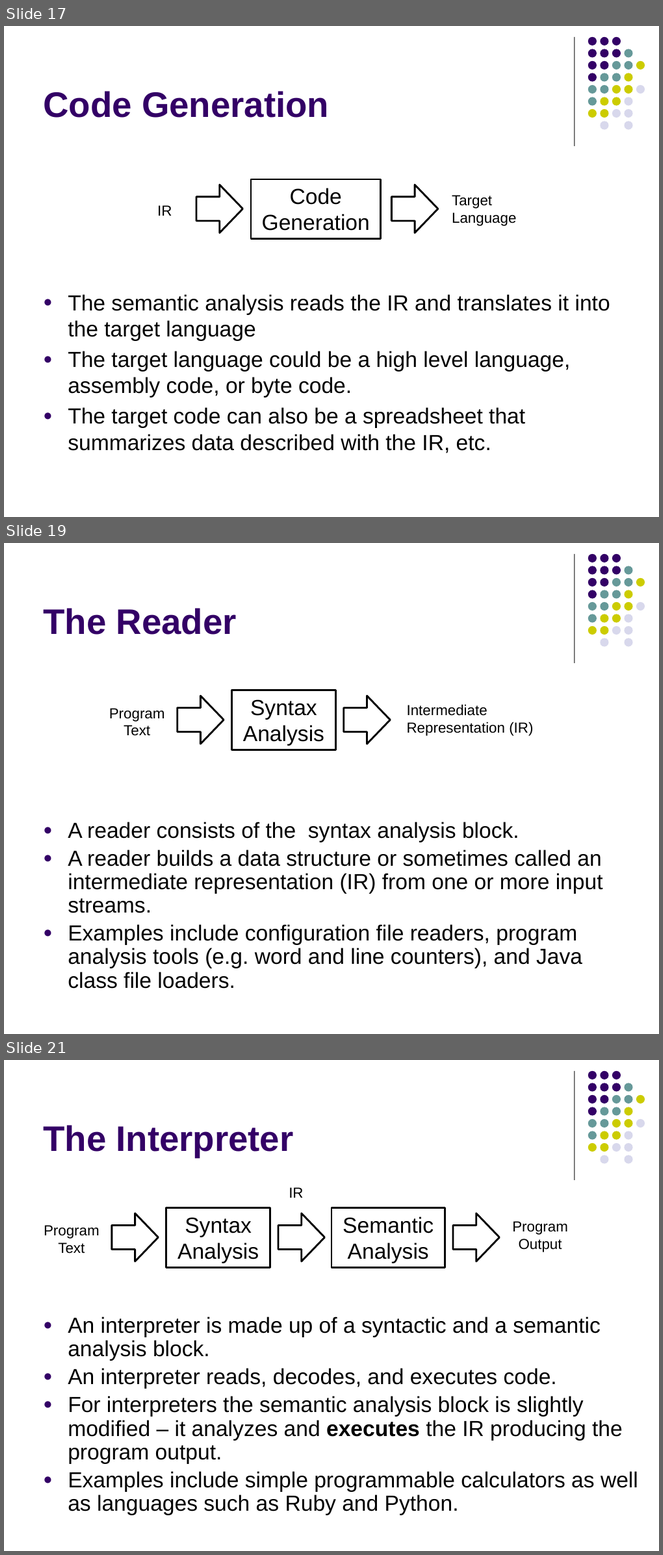
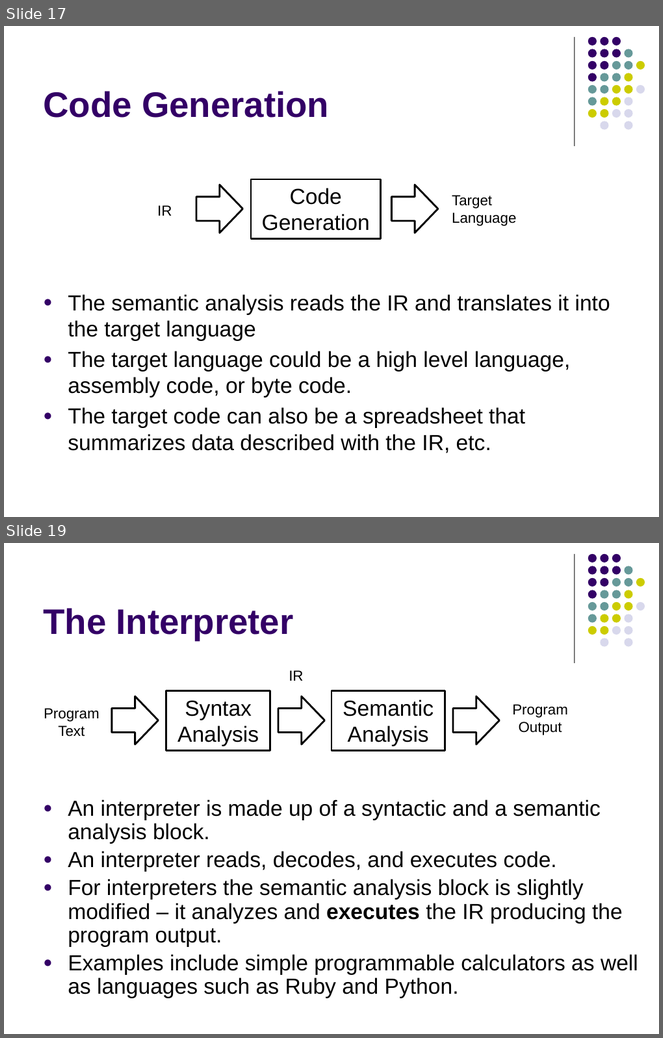
Before and after one commit to lutzhamel/CSC402, a slide deck: notes/csc402-ln001.pptx. Shown one above the other, each under a label of ours: slides 17, 19 and 21 before the commit, slides 17 and 19 after it; the slides between them are not shown. The pictures are 663x1555 and 663x1038 pixels, drawn with LibreOffice and Linux fonts; fonts in the diff are those of the drawing. Boxes give left, top, right and bottom in pixels: in the first picture for what was removed or moved away, otherwise in the second. Text is boxed around its words. In the diff, an @@ line names an element or a change of style, - is before the commit and + after.

```diff
--- a/notes/csc402-ln001.pptx
+++ b/notes/csc402-ln001.pptx
@@ slide 19 removed at [4, 543, 659, 1034], background #FFFFFF; not listed: 32 template elements that a slide beside it also shows @@
@@ title removed at [43, 608, 237, 635] @@
-The Reader
@@ right arrow removed at [178, 696, 224, 744] @@
@@ rectangle removed at [232, 691, 336, 750] @@
-Syntax
-Analysis
@@ right arrow removed at [344, 696, 391, 744] @@
@@ text removed at [109, 708, 165, 736] @@
-Program
-Text
@@ text removed at [407, 704, 533, 736] @@
-Intermediate
-Representation (IR)
@@ text removed at [68, 822, 603, 969] @@
-● A reader consists of the syntax analysis block.
-● A reader builds a data structure or sometimes called an intermediate representation (IR) from one or more input streams.
-● Examples include configuration file readers, program analysis tools (e.g. word and line counters), and Java class file loaders.
@@ what was slide 21 is now slide 19 @@
```
Also in this commit, not shown: 2 slides changed, 1 other slide removed, 2 other files.
